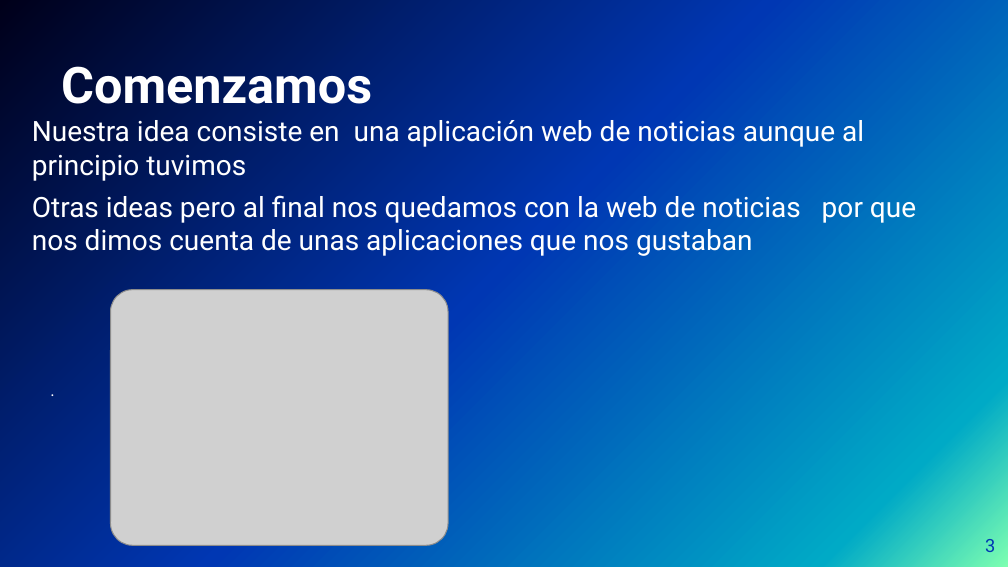
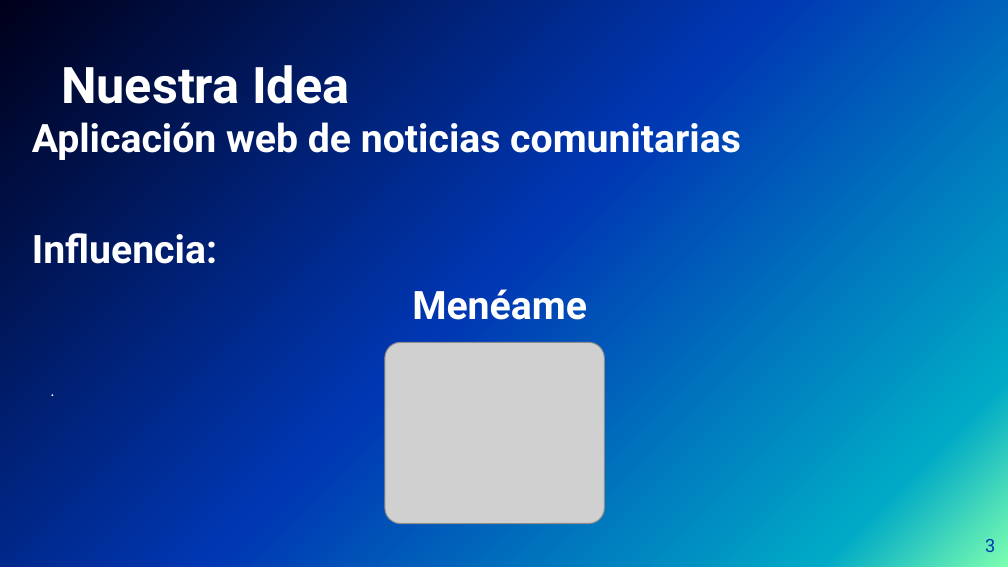
Before and after one commit to Tiinocm/ProyectoIntegrado, a slide deck: slide 3 of carles/presentacion de cronos.pptx. Drawn at 1008x567 pixels with LibreOffice and Linux fonts; fonts in the diff are those of the drawing; grey boxes stand for pictures; background and template pictures are left out. Boxes give left, top, right and bottom in pixels: in the first picture for what was removed or moved away, otherwise in the second. Text is boxed around its words. In the diff, an @@ line names an element or a change of style, - is before the commit and + after.

```diff
--- a/carles/presentacion de cronos.pptx
+++ b/carles/presentacion de cronos.pptx
@@ title at <box>61,65,349,104</box>: text changed @@
-Comenzamos
+Nuestra Idea
@@ text at <box>32,122,741,320</box>: text changed; size 20 to 28 pt; bold on @@
-Nuestra idea consiste en una aplicación web de noticias aunque al principio tuvimos
-Otras ideas pero al final nos quedamos con la web de noticias por que nos dimos cuenta de unas aplicaciones que nos gustaban
+Aplicación web de noticias comunitarias
+Influencia:
+Menéame
@@ picture: place and size @@
-picture at <box>111,289,449,545</box>
+picture at <box>385,343,605,524</box>
```
Also in this commit, not shown: 3 other slides changed, 2 slides added, 2 slides removed.
